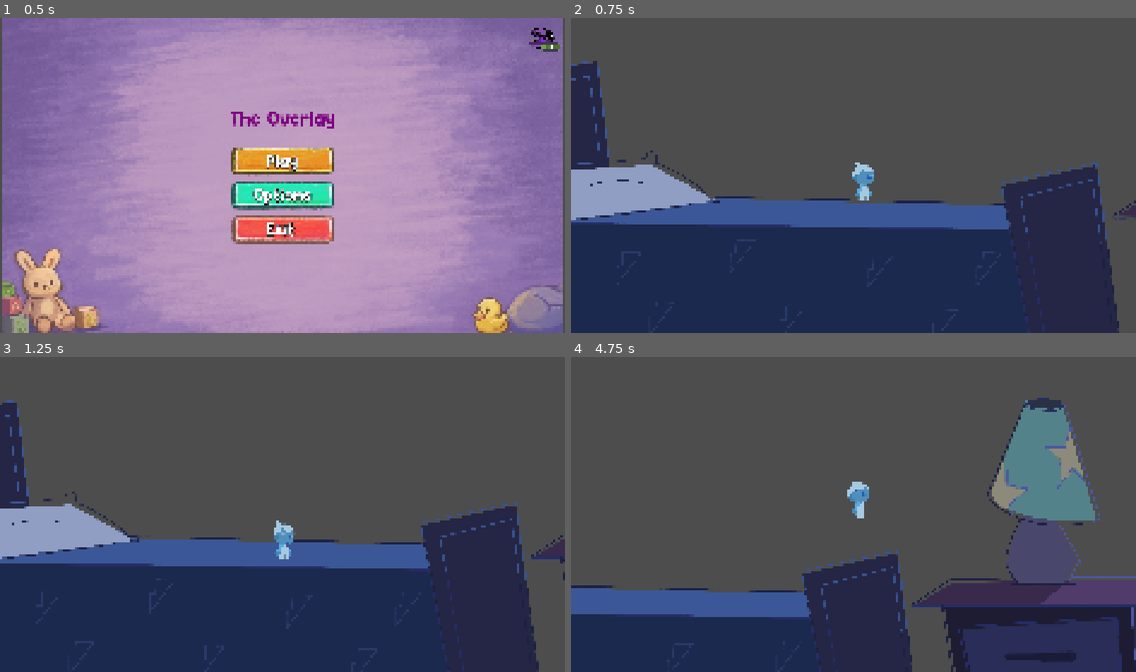
Above: before the commit, frames 1-4 (two rows, left to right).
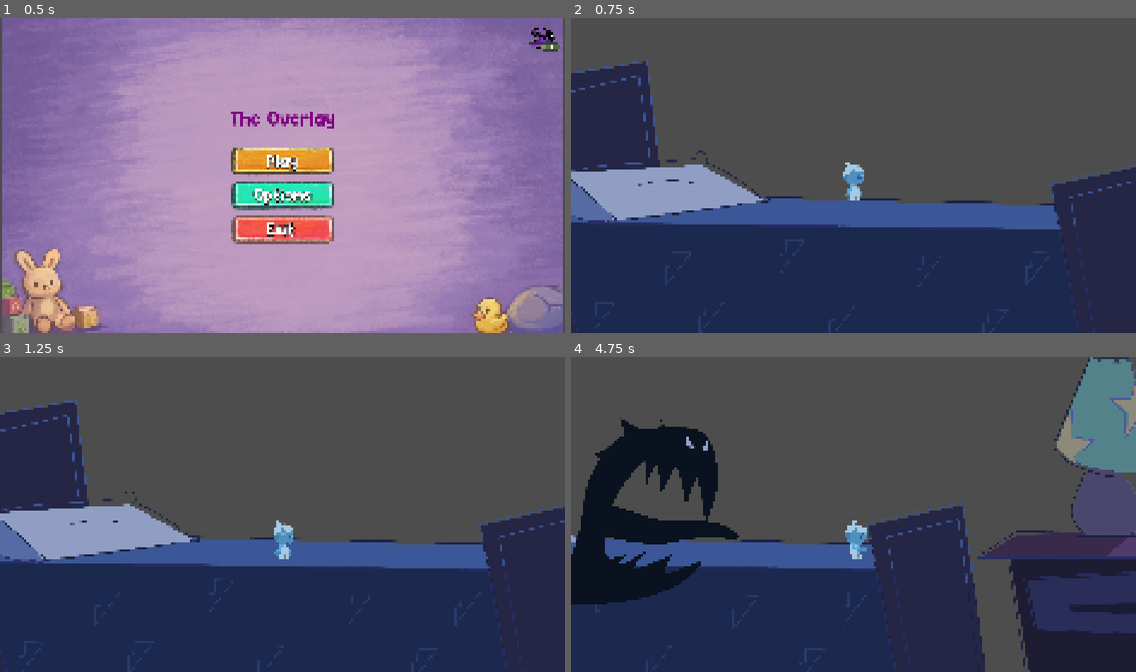
Above: after the commit, the same moments.

Repository: Ximandiv/gamejam-2026
Game: Godot game, scene res://Scenes/UI/main_menu.tscn
Same seed, same stepped clock (60 frames per second), same inputs: the game is played once before the commit and once after it.
Inputs (mouse positions are in pixels of both pictures, inside the frame that each line leads up to):
- Up to frame 1 (0.5 s): no input
- Up to frame 2 (0.75 s): click "Play" at 0.5 s
- Up to frame 3 (1.25 s): no input
- Up to frame 4 (4.75 s): move the mouse to (977, 498) at 1.27 s; hold Right (right) 1.28-2.78 s; tap 1 (silence) every 0.75 s from 1.35 to 4.35 s; click (977, 498) at 1.42 s; tap Space (jump) at 1.52, 2.27, 3.77, 4.52 s; move the mouse to (740, 530) at 2.02 s; move the mouse to (910, 445) at 2.77 s; hold Left (left) 2.78-3.53 s; move the mouse to (825, 577) at 3.52 s; hold Right (right) from 3.53 s (still down); click (825, 577) at 3.67 s; move the mouse to (1023, 561) at 4.27 s

Frame 1 is identical in both runs. In frame 2, 12% of the frame differs, in the area x 0-100%, y 13-100%; in frame 3, 13%; in frame 4, 43%, in the area x 0-100%, y 0-100%.

Commit message:
add change platforms and monster

Diff:
--- a/Scenes/Enemies/monster.tscn
+++ b/Scenes/Enemies/monster.tscn
@@ -392,4 +392,4 @@
 sprite_frames = SubResource("SpriteFrames_b5ba7")
 animation = &"idle"
 autoplay = "idle"
-frame_progress = 0.14871956
+frame_progress = 0.9670694
--- a/Scenes/Levels/level_1/plataforma_izquierda/plataforma_izquierda.tscn
+++ b/Scenes/Levels/level_1/plataforma_izquierda/plataforma_izquierda.tscn
@@ -20,7 +20,7 @@
 
 [node name="platform_normal" parent="." unique_id=1241011831 instance=ExtResource("4_2sk5o")]
 position = Vector2(-73, 16)
-scale = Vector2(32.478798, 8.639999)
+scale = Vector2(36.398796, 8.639999)
 
 [node name="platform_normal2" parent="." unique_id=892114189 instance=ExtResource("4_2sk5o")]
 position = Vector2(-76.99999, -348)
--- a/Scenes/platforms/stairs.tscn
+++ b/Scenes/platforms/stairs.tscn
@@ -103,7 +103,8 @@
 script = ExtResource("1_mawqt")
 
 [node name="step" parent="." unique_id=672839412 instance=ExtResource("1_il5cg")]
-position = Vector2(0, -16)
+position = Vector2(-49, 10)
+rotation = -0.16032681
 
 [node name="step2" parent="." unique_id=1602220615 instance=ExtResource("1_il5cg")]
 position = Vector2(-359, -352)
--- a/Scripts/enemies/monster.gd
+++ b/Scripts/enemies/monster.gd
@@ -29,4 +29,4 @@
 
 func toggle_monster(value : bool):
 	visible = value
-	collision.visible = value
+	collision.disabled = !value
